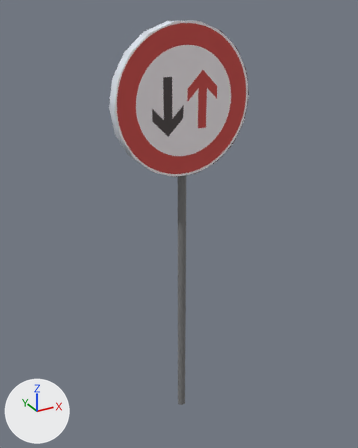
An edit to the FBX model Assets/Resources/Meshes/Obstacles/schild_oneway.FBX, drawn before and after from the same camera.
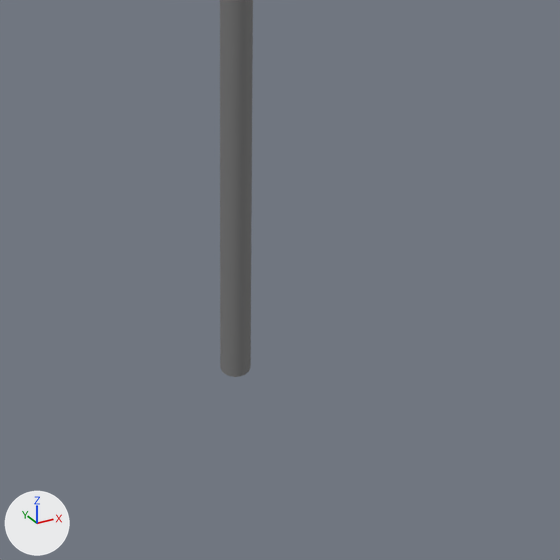
Old and new are each drawn whole from a 50 mm lens placed at (-0.507, -0.902, 0.982), pointed at (0.006, 0.031, 0.515) and again close up on the part from 35% to 72% of the width and 71% to 100% of the height. The axes (+X, +Y, +Z) are drawn at lower left. The lights are the same throughout. Where no turn or scale is listed for an object, it has been applied to the vertices. Vertices at the same position are counted once.

In view in the first close-up: 'schildständer'.
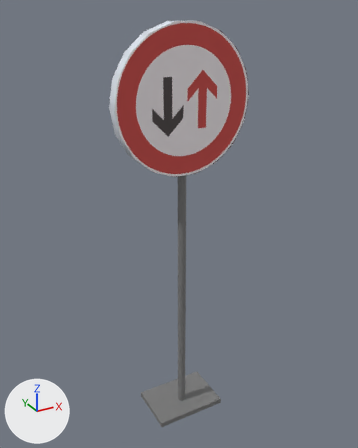
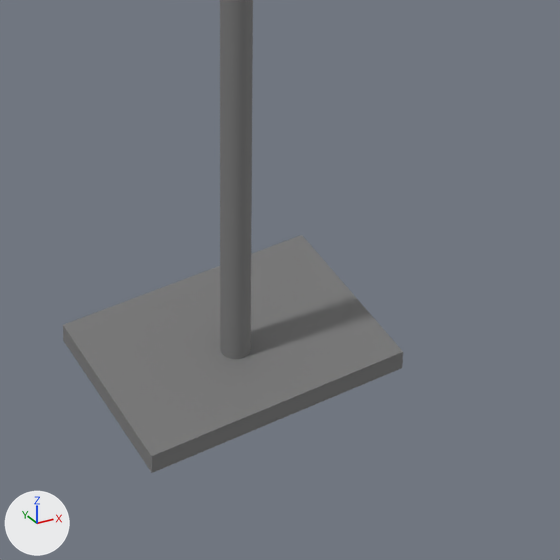
Boxes (x1, y1, x2, y2) around the edits, measured in the close-ups (560 x 560 px):
```json
{"object": "schildständer", "change": "reshaped", "before": [220, 0, 253, 377], "after": [63, 0, 403, 473]}
{"part": 1, "of": "me_mesh", "change": "added", "after": [63, 235, 403, 473]}
```

The change, as JSON lines over the scene's bpy script:
```json
{"block": "me_mesh", "where": "# used by ob_schildständer; location = (0.0001, 0.0062, -0.0011)"}
{"op": "remove", "block": "me_mesh", "code": "me_mesh.from_pydata(...)  # 146 vertices, 162 faces; spans x -0.01..0.01, y -0.01..0.01, z 0.0..0.802"}
{"op": "add", "block": "me_mesh", "code": "me_mesh.from_pydata(...)  # 260 vertices, 274 faces; spans x -0.087..0.091, y -0.054..0.072, z 0.0..0.802"}
{"block": "me_mesh", "change": "me_mesh part 1: a new loose piece of 114 vertices spanning x -0.087..0.091, y -0.054..0.072, z 0.001..0.014, in mat_ständer (grey #797979)"}
```
